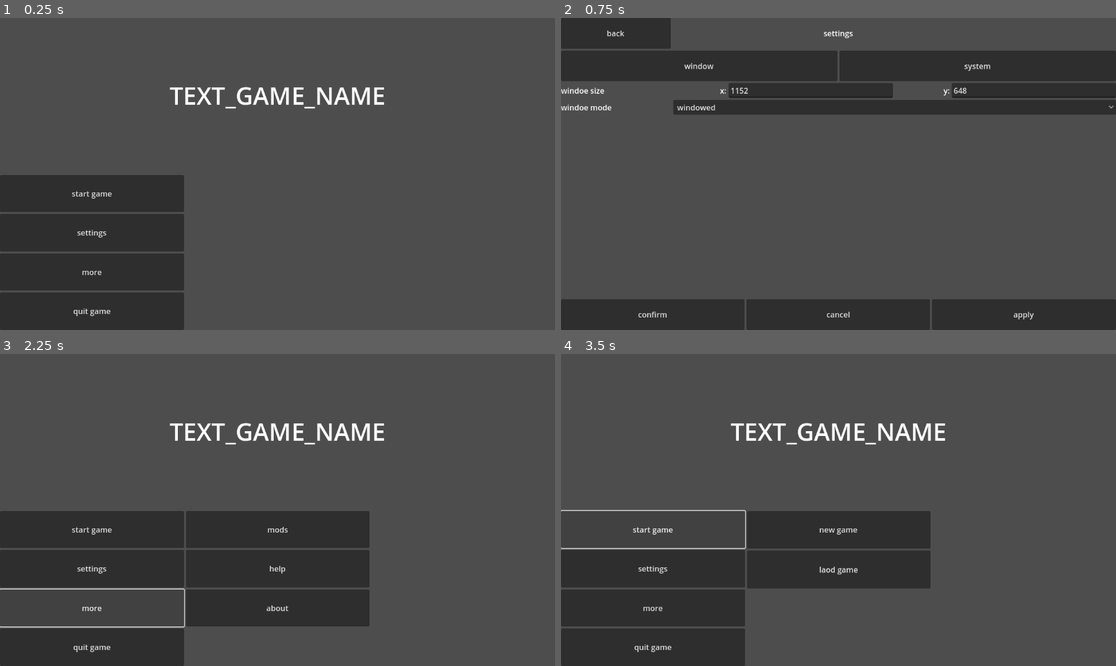
Above: before the commit, frames 1-4 (two rows, left to right).
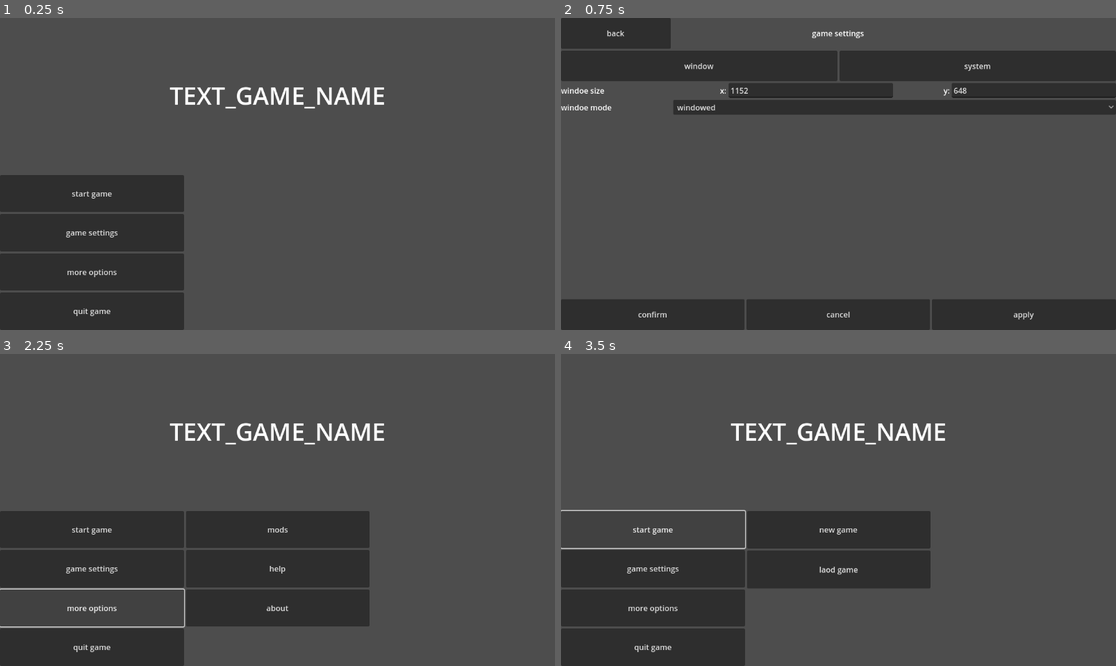
Above: after the commit, the same moments.

Repository: Neutron12138/Game-Framework-old
Game: Godot game, scene res://framework/interfaces/blank.tscn
The game is run twice, just before and just after one commit, with the same random seed, the same clock (stepped at 60 frames per second) and the same inputs.
Inputs:
- Up to frame 1 (0.25 s): no input
- Up to frame 2 (0.75 s): click "settings" (after the commit: "game settings") at 0.5 s
- Up to frame 3 (2.25 s): click "confirm" at 1.25 s; click "more" (after the commit: "more options") at 2 s
- Up to frame 4 (3.5 s): click "start game" at 2.75 s

The runs differ from the first frame. In frame 1, 0.2% of the frame differs, in the area x 11-22%, y 67-84%; in frame 2, 0.1%; in frame 3, 0.2%; in frame 4, 0.2%.

Commit message:
Add files via upload

Diff:
--- /dev/null
+++ b/framework/core/camera3d/basic_camera3d.gd
@@ -0,0 +1,47 @@
+class_name BasicCamera3D
+extends Camera3D
+
+
+
+const PITCH_ANGLE_LIMIT : float = deg_to_rad(89.9)
+
+
+
+@export var enable_limit : bool = true
+@export var enable_roll : bool = false
+
+var pitch : float = 0.0:
+	set(value):
+		if enable_limit:
+			pitch = clampf(value, -PITCH_ANGLE_LIMIT, PITCH_ANGLE_LIMIT)
+		else:
+			pitch = wrapf(value, -PI, PI)
+		update()
+
+var yaw : float = 0.0:
+	set(value):
+		yaw = wrapf(value, 0, TAU)
+		update()
+
+var roll : float = 0.0:
+	set(value):
+		if enable_roll:
+			roll = wrapf(value, 0, TAU)
+		else:
+			roll = 0.0
+		update()
+
+var front : Vector3 = Vector3.FORWARD
+var right : Vector3 = Vector3.RIGHT
+var up : Vector3 = Vector3.UP
+
+
+
+func _ready() -> void:
+	update()
+
+func calc_vectors() -> void:
+	pass
+
+func update() -> void:
+	pass
--- /dev/null
+++ b/framework/core/camera3d/basic_camera3d_controller.gd
@@ -0,0 +1,39 @@
+class_name BasicCamera3DController
+extends Node
+
+
+
+@export var enable_motion : bool = true
+@export var motion_velocity : float = 2.0
+@export var enable_rotation : bool = true
+@export var rotation_ratio : float = deg_to_rad(10.0)
+@export var enable_roll : bool = false
+@export var roll_ratio : float = deg_to_rad(30.0)
+
+
+
+func _process(delta: float) -> void:
+	if enable_motion:
+		move_camera(delta)
+	if enable_roll:
+		roll_camera(delta)
+
+
+
+func _unhandled_input(event: InputEvent) -> void:
+	if not enable_rotation:
+		return
+
+	if event is InputEventMouseMotion:
+		rotate_camera(event.relative)
+
+
+
+func rotate_camera(_relative : Vector2) -> void:
+	pass
+
+func roll_camera(_delta : float) -> void:
+	pass
+
+func move_camera(_delta : float) -> void:
+	pass
--- /dev/null
+++ b/framework/core/camera3d/free_camera3d_controller.gd
@@ -0,0 +1,38 @@
+class_name FreeCamera3DController
+extends BasicCamera3DController
+
+
+
+@export var camera : NormalCamera3D = null
+
+
+
+func rotate_camera(relative : Vector2) -> void:
+	if not is_instance_valid(camera):
+		return
+
+	var vector : Vector2 = relative.rotated(-camera.roll)
+	var delta : Vector2 = vector * rotation_ratio * FramesPerSecond.process_delta
+
+	camera.yaw += delta.x
+	camera.pitch += delta.y
+
+
+
+func roll_camera(delta : float) -> void:
+	if not is_instance_valid(camera):
+		return
+
+	var axis : float = Input.get_axis("roll_right", "roll_left")
+	camera.roll += axis * roll_ratio * delta
+
+
+
+func move_camera(delta : float) -> void:
+	if not is_instance_valid(camera):
+		return
+
+	var vec : Vector2 = Input.get_vector("move_left", "move_right", "move_backward", "move_forward")
+	var dir : Vector3 = vec.x * camera.right + vec.y * camera.front
+	var vel : Vector3 = dir.normalized() * motion_velocity
+	camera.global_position += vel * delta
--- /dev/null
+++ b/framework/core/camera3d/normal_camera3d.gd
@@ -0,0 +1,15 @@
+class_name NormalCamera3D
+extends BasicCamera3D
+
+
+
+func calc_vectors() -> void:
+	front = MathematicsUtilities.calc_euler_angle(yaw, pitch)
+	up = MathematicsUtilities.calc_euler_up(yaw, pitch, roll)
+	right = front.cross(up)
+
+
+
+func update() -> void:
+	calc_vectors()
+	look_at(global_position + front, up)
--- /dev/null
+++ b/framework/core/camera3d/orbited_camera3d.gd
@@ -0,0 +1,23 @@
+class_name OrbitedCamera3D
+extends StaredCamera3D
+
+
+
+@export var min_distance : float = 0.5
+@export var max_distance : float = 10.0
+
+
+
+var distance : float = 1.0:
+	set(value):
+		distance = clampf(value, min_distance, max_distance)
+		update()
+
+
+
+func calc_vectors() -> void:
+	var dir : Vector3 = MathematicsUtilities.calc_euler_angle(yaw, pitch)
+	front = -dir
+	global_position = center + dir * distance
+	up = MathematicsUtilities.calc_euler_up(yaw, pitch, roll)
+	right = -front.cross(up)
--- /dev/null
+++ b/framework/core/camera3d/orbited_camera3d_controller.gd
@@ -0,0 +1,88 @@
+class_name OrbitedCamera3DController
+extends BasicCamera3DController
+
+
+
+enum ZoomMethod { ADD, MUL }
+
+
+
+@export var target : Node3D = null
+@export var camera : OrbitedCamera3D = null
+@export var zoom_method : ZoomMethod = ZoomMethod.MUL
+@export var zoom_factor : float = 1.1
+
+
+
+func _process(delta: float) -> void:
+	if not is_instance_valid(target):
+		return
+	if not is_instance_valid(camera):
+		return
+
+	super._process(delta)
+	camera.center = target.global_position
+
+
+
+func _unhandled_input(event: InputEvent) -> void:
+	super._unhandled_input(event)
+
+	if not is_instance_valid(target):
+		return
+	if not is_instance_valid(camera):
+		return
+
+	if not event is InputEventMouseButton:
+		return
+
+	if event.button_index == MOUSE_BUTTON_WHEEL_UP:
+		zoom_camera(event.factor)
+	elif event.button_index == MOUSE_BUTTON_WHEEL_DOWN:
+		zoom_camera(-event.factor)
+
+
+
+func zoom_camera(factor : float) -> void:
+	if zoom_method == ZoomMethod.MUL:
+		camera.distance *= pow(zoom_factor, factor)
+	else:
+		camera.distance += factor * zoom_factor
+
+
+
+func rotate_camera(relative : Vector2) -> void:
+	if not is_instance_valid(target):
+		return
+	if not is_instance_valid(camera):
+		return
+
+	var vector : Vector2 = relative.rotated(-camera.roll)
+	var delta : Vector2 = vector * rotation_ratio * FramesPerSecond.process_delta
+
+	camera.yaw += -delta.x
+	camera.pitch += delta.y
+
+
+
+func roll_camera(delta : float) -> void:
+	if not is_instance_valid(target):
+		return
+	if not is_instance_valid(camera):
+		return
+
+	var axis : float = Input.get_axis("roll_right", "roll_left")
+	camera.roll -= axis * roll_ratio * delta
+
+
+
+func move_camera(delta : float) -> void:
+	if not is_instance_valid(target):
+		return
+	if not is_instance_valid(camera):
+		return
+
+	var vec : Vector2 = Input.get_vector("move_left", "move_right", "move_backward", "move_forward")
+	var dir : Vector3 = -vec.x * camera.right + vec.y * camera.front
+	var vel : Vector3 = dir.normalized() * motion_velocity
+	target.position += vel * delta
--- /dev/null
+++ b/framework/core/camera3d/stared_camera3d.gd
@@ -0,0 +1,26 @@
+class_name StaredCamera3D
+extends BasicCamera3D
+
+
+
+var center : Vector3:
+	set(value):
+		center = value
+		update()
+
+
+
+func _ready() -> void:
+	center = global_position + Vector3.FORWARD
+
+
+
+func calc_vectors() -> void:
+	front = center - global_position
+	right = front.cross(up)
+
+
+
+func update() -> void:
+	calc_vectors()
+	look_at(center, up)
--- /dev/null
+++ b/framework/core/camera3d/stared_camera3d_controller.gd
@@ -0,0 +1,18 @@
+class_name StaredCamera3DController
+extends BasicCamera3DController
+
+
+
+@export var target : Node3D = null
+@export var camera : StaredCamera3D = null
+
+
+
+func _process(delta: float) -> void:
+	if not is_instance_valid(target):
+		return
+	if not is_instance_valid(camera):
+		return
+
+	super._process(delta)
+	camera.center = target.global_position
--- /dev/null
+++ b/framework/core/state_machine/basic_state_machine.gd
@@ -0,0 +1,87 @@
+class_name BasicStateMachine
+extends Node
+
+
+
+signal started
+signal stopped
+signal paused
+signal resumed
+signal state_changed(previous_state : StringName)
+
+
+
+const STATUS_STOPPED : StringName = &"stopped"
+const STATUS_RUNNING : StringName = &"running"
+const STATUS_PAUSED : StringName = &"paused"
+const EMPTY_STATE : StringName = &""
+
+
+
+@export var start_state : StringName = BasicStateMachine.EMPTY_STATE
+@export var auto_start : bool = true
+var current_state : StringName = EMPTY_STATE
+var status : StringName = STATUS_STOPPED
+
+
+
+func _ready() -> void:
+	if auto_start:
+		start(start_state)
+
+
+
+func is_started() -> bool:
+	return status == STATUS_RUNNING or status == STATUS_PAUSED
+
+func is_running() -> bool:
+	return status == STATUS_RUNNING
+
+func is_paused() -> bool:
+	return status == STATUS_PAUSED
+
+
+
+func start(state : StringName = EMPTY_STATE) -> void:
+	current_state = state
+	status = STATUS_RUNNING
+	started.emit()
+
+
+
+func stop() -> void:
+	current_state = EMPTY_STATE
+	status = STATUS_STOPPED
+	stopped.emit()
+
+
+
+func pause() -> void:
+	if not is_started():
+		Logger.loge("The state machine has not started running yet.")
+		return
+
+	status = STATUS_PAUSED
+	paused.emit()
+
+
+
+func resume() -> void:
+	if not is_started():
+		Logger.loge("The state machine has not started running yet.")
+		return
+
+	status = STATUS_RUNNING
+	resumed.emit()
+
+
+
+func update() -> void:
+	pass
+
+
+
+func change_state(target_state : StringName) -> void:
+	var previous_state : String = current_state
+	current_state = target_state
+	state_changed.emit(previous_state)
--- /dev/null
+++ b/framework/core/state_machine/state_machine_node.gd
@@ -0,0 +1,59 @@
+class_name StateMachineNode
+extends BasicStateMachine
+
+
+
+var current_node : StateNode = null
+
+
+
+func _ready() -> void:
+	if auto_start:
+		start(start_state)
+
+
+
+func _process(delta: float) -> void:
+	if is_running:
+		update()
+
+
+
+func start(state : StringName = EMPTY_STATE) -> void:
+	if not has_node(NodePath(state)):
+		Logger.loge("Unable to find node: \"%s\"." % state)
+		return
+
+	super.start(state)
+	current_node = get_node(NodePath(state))
+	current_node.enable()
+
+
+
+func stop() -> void:
+	super.stop()
+	current_node.disable()
+
+
+
+func pause() -> void:
+	super.pause()
+	current_node.disable()
+
+
+
+func resume() -> void:
+	super.resume()
+	current_node.enable()
+
+
+
+func change_state(target_state : StringName) -> void:
+	if not has_node(NodePath(target_state)):
+		Logger.loge("Unable to find node: \"%s\"." % target_state)
+		return
+
+	super.change_state(target_state)
+	current_node.disable()
+	current_node = get_node(NodePath(target_state))
+	current_node.enable()
--- /dev/null
+++ b/framework/core/state_machine/state_node.gd
@@ -0,0 +1,34 @@
+class_name StateNode
+extends Node
+
+
+
+signal state_entered
+signal state_exited
+
+
+
+func _init() -> void:
+	disable()
+
+
+
+func enter_state() -> void:
+	enable()
+	state_entered.emit()
+
+
+
+func exit_state() -> void:
+	disable()
+	state_exited.emit()
+
+
+
+func enable() -> void:
+	process_mode = Node.PROCESS_MODE_INHERIT
+
+
+
+func disable() -> void:
+	process_mode = Node.PROCESS_MODE_DISABLED
--- a/framework/global/framework_constants.gd
+++ b/framework/global/framework_constants.gd
@@ -5,10 +5,10 @@
 
 const VERSION_MAJOR : int = 0
 const VERSION_MINOR : int = 4
-const VERSION_REVISION : int = 2
+const VERSION_REVISION : int = 3
 const VERSION_HEX : int = VERSION_MAJOR << 16 & VERSION_MINOR << 8 & VERSION_REVISION << 0
 const VERSION_STATUS : StringName = &""
-const VERSION_STRING : StringName = &"0.4.2"
+const VERSION_STRING : StringName = &"0.4.3"
 
 
 
--- a/framework/global/framework_resources.gd
+++ b/framework/global/framework_resources.gd
@@ -27,3 +27,7 @@
 const StringValueSetter : PackedScene = preload("res://framework/interfaces/value_setters/string_value_setter.tscn")
 const NumberValueSetter : PackedScene = preload("res://framework/interfaces/value_setters/number_value_setter.tscn")
 const IntegerValueSetter : PackedScene = preload("res://framework/interfaces/value_setters/integer_value_setter.tscn")
+
+
+
+const BasicGameMenu : PackedScene = preload("res://framework/interfaces/game_interfaces/basic_game_menu.tscn")
--- a/framework/interfaces/debug_console/basic_debug_console.gd
+++ b/framework/interfaces/debug_console/basic_debug_console.gd
@@ -8,6 +8,7 @@
 @onready var submit : Button = %submit
 var command : DebugConsoleCommand = DebugConsoleCommand.new(self)
 var previous_scene : Node = null
+var paused : bool = false
 
 
 
@@ -17,25 +18,20 @@
 
 
 
-func _unhandled_input(event: InputEvent) -> void:
-	if not event is InputEventKey:
-		return
+func _process(delta: float) -> void:
+	if Input.is_action_just_pressed("debug_console") and not visible:
+		show()
+		SceneTreeUtilities.change_to_temp_scene(self, false)
 
-	if event.keycode != KEY_QUOTELEFT:
-		return
+		if BasicGlobalRegistry.game_settings.pause_when_console:
+			get_tree().paused = paused
 
-	if visible and event.pressed:
+	elif Input.is_action_just_pressed("debug_console") and visible:
 		hide()
 		SceneTreeUtilities.temp_scene_back(previous_scene, false)
 
-		if Engine.get_main_loop().game_settings.pause_when_console:
-			get_tree().paused = false
-
-	elif (not visible) and event.pressed:
-		show()
-		SceneTreeUtilities.change_to_temp_scene(self, false)
-
-		if Engine.get_main_loop().game_settings.pause_when_console:
+		if BasicGlobalRegistry.game_settings.pause_when_console:
+			paused = get_tree().paused
 			get_tree().paused = true
 
 
@@ -51,6 +47,4 @@
 
 
 func _on_command_edit_text_submitted(_new_text: String) -> void:
-	#print(new_text)
-	#DebugUtilities.run_gdscript_string(new_text)
 	pass
--- /dev/null
+++ b/framework/interfaces/game_interfaces/basic_game_menu.gd
@@ -0,0 +1,38 @@
+extends VBoxContainer
+
+
+
+signal continue_game
+signal load_game
+signal save_game
+signal game_settings
+signal quit_game
+
+
+
+@onready var game_options : CenterContainer = %game_options
+
+
+
+func _on_game_options_pressed() -> void:
+	game_options.show()
+
+
+func _on_continue_pressed() -> void:
+	continue_game.emit()
+
+
+func _on_load_pressed() -> void:
+	load_game.emit()
+
+
+func _on_save_pressed() -> void:
+	save_game.emit()
+
+
+func _on_settings_pressed() -> void:
+	game_settings.emit()
+
+
+func _on_quit_pressed() -> void:
+	quit_game.emit()
--- /dev/null
+++ b/framework/interfaces/game_interfaces/basic_game_menu.tscn
@@ -0,0 +1,54 @@
+[gd_scene load_steps=2 format=3 uid="uid://chqt8417sysjn"]
+
+[ext_resource type="Script" path="res://framework/interfaces/game_interfaces/basic_game_menu.gd" id="1_nlqk2"]
+
+[node name="BasicGameMenu" type="VBoxContainer"]
+process_mode = 2
+offset_right = 1152.0
+offset_bottom = 648.0
+script = ExtResource("1_nlqk2")
+
+[node name="buttons" type="HBoxContainer" parent="."]
+layout_mode = 2
+size_flags_vertical = 3
+
+[node name="game_options" type="Button" parent="buttons"]
+layout_mode = 2
+size_flags_horizontal = 3
+text = "TEXT_GAME_OPTIONS"
+
+[node name="game_options" type="CenterContainer" parent="."]
+unique_name_in_owner = true
+layout_mode = 2
+size_flags_vertical = 3
+size_flags_stretch_ratio = 9.0
+
+[node name="VBoxContainer" type="VBoxContainer" parent="game_options"]
+layout_mode = 2
+
+[node name="continue" type="Button" parent="game_options/VBoxContainer"]
+layout_mode = 2
+text = "TEXT_CONTINUE_GAME"
+
+[node name="load" type="Button" parent="game_options/VBoxContainer"]
+layout_mode = 2
+text = "TEXT_LOAD_GAME"
+
+[node name="save" type="Button" parent="game_options/VBoxContainer"]
+layout_mode = 2
+text = "TEXT_SAVE_GAME"
+
+[node name="settings" type="Button" parent="game_options/VBoxContainer"]
+layout_mode = 2
+text = "TEXT_GAME_SETTINGS"
+
+[node name="quit" type="Button" parent="game_options/VBoxContainer"]
+layout_mode = 2
+text = "TEXT_QUIT_GAME"
+
+[connection signal="pressed" from="buttons/game_options" to="." method="_on_game_options_pressed"]
+[connection signal="pressed" from="game_options/VBoxContainer/continue" to="." method="_on_continue_pressed"]
+[connection signal="pressed" from="game_options/VBoxContainer/load" to="." method="_on_load_pressed"]
+[connection signal="pressed" from="game_options/VBoxContainer/save" to="." method="_on_save_pressed"]
+[connection signal="pressed" from="game_options/VBoxContainer/settings" to="." method="_on_settings_pressed"]
+[connection signal="pressed" from="game_options/VBoxContainer/quit" to="." method="_on_quit_pressed"]
--- a/framework/interfaces/user_interfaces/basic_settings_interface.tscn
+++ b/framework/interfaces/user_interfaces/basic_settings_interface.tscn
@@ -16,7 +16,7 @@
 
 [node name="Header" parent="." instance=ExtResource("3_nto3o")]
 layout_mode = 2
-title = "TEXT_SETTINGS"
+title = "TEXT_GAME_SETTINGS"
 
 [node name="settings" parent="." instance=ExtResource("4_enno8")]
 unique_name_in_owner = true
--- a/framework/interfaces/user_interfaces/basic_start_menu.tscn
+++ b/framework/interfaces/user_interfaces/basic_start_menu.tscn
@@ -40,12 +40,12 @@
 [node name="settings" type="Button" parent="HBoxContainer/basic"]
 layout_mode = 2
 size_flags_vertical = 3
-text = "TEXT_SETTINGS"
+text = "TEXT_GAME_SETTINGS"
 
 [node name="more" type="Button" parent="HBoxContainer/basic"]
 layout_mode = 2
 size_flags_vertical = 3
-text = "TEXT_MORE"
+text = "TEXT_MORE_OPTIONS"
 
 [node name="quit" type="Button" parent="HBoxContainer/basic"]
 layout_mode = 2
--- a/framework/translations/en.json
+++ b/framework/translations/en.json
@@ -20,10 +20,15 @@
 		"TEXT_CREATE" : "create",
 		"TEXT_NEW" : "new",
 		"TEXT_GOTO" : "goto",
+		"TEXT_SAVE" : "save",
+		"TEXT_QUIT" : "quit",
+		"TEXT_CONTINUE" : "continue",
 
 		"TEXT_START_GAME" : "start game",
 		"TEXT_SETTINGS" : "settings",
+		"TEXT_GAME_SETTINGS" : "game settings",
 		"TEXT_MORE" : "more",
+		"TEXT_MORE_OPTIONS" : "more options",
 		"TEXT_QUIT_GAME" : "quit game",
 		"TEXT_NEW_GAME" : "new game",
 		"TEXT_LOAD_GAME" : "laod game",
@@ -35,6 +40,10 @@
 		"TEXT_SYSTEM" : "system",
 		"TEXT_MODS_MANAGER" : "mods manager",
 		"TEXT_MOD_SETTINGS" : "mod settings",
+		"TEXT_SAVE_GAME" : "save game",
+		"TEXT_GAME_MENU" : "game menu",
+		"TEXT_CONTINUE_GAME" : "continue game",
+		"TEXT_GAME_OPTIONS" : "game options",
 
 		"TEXT_QUIT_OR_NOT" : "Do you want to quit?",
 		"TEXT_PLEASE_CONFIRM" : "Please confirm...",
--- a/framework/translations/zh_CN.json
+++ b/framework/translations/zh_CN.json
@@ -20,10 +20,15 @@
 		"TEXT_CREATE" : "创建",
 		"TEXT_NEW" : "新建",
 		"TEXT_GOTO" : "转到",
+		"TEXT_SAVE" : "保存",
+		"TEXT_QUIT" : "退出",
+		"TEXT_CONTINUE" : "继续",
 
 		"TEXT_START_GAME" : "开始游戏",
-		"TEXT_SETTINGS" : "游戏设置",
-		"TEXT_MORE" : "更多选项",
+		"TEXT_SETTINGS" : "设置",
+		"TEXT_GAME_SETTINGS" : "游戏设置",
+		"TEXT_MORE" : "更多",
+		"TEXT_MORE_OPTIONS" : "更多选项",
 		"TEXT_QUIT_GAME" : "退出游戏",
 		"TEXT_NEW_GAME" : "新游戏",
 		"TEXT_LOAD_GAME" : "加载游戏",
@@ -35,6 +40,10 @@
 		"TEXT_SYSTEM" : "系统",
 		"TEXT_MODS_MANAGER" : "模组管理器",
 		"TEXT_MOD_SETTINGS" : "模组设置",
+		"TEXT_SAVE_GAME" : "保存游戏",
+		"TEXT_GAME_MENU" : "游戏菜单",
+		"TEXT_CONTINUE_GAME" : "继续游戏",
+		"TEXT_GAME_OPTIONS" : "游戏选项",
 
 		"TEXT_QUIT_OR_NOT" : "是否退出？",
 		"TEXT_PLEASE_CONFIRM" : "请确认...",
--- a/framework/utilities/scene_tree_utilities.gd
+++ b/framework/utilities/scene_tree_utilities.gd
@@ -14,7 +14,7 @@
 
 	window.connect("close_requested", make_quit_confirmation)
 	change_to_new_scene.call_deferred(FrameworkResources.BasicStartMenu.instantiate())
-	#change_to_new_scene.call_deferred(load("res://tests/test_3.tscn").instantiate())
+	#change_to_new_scene.call_deferred(load("res://tests/test_6.tscn").instantiate())
 
 	ModsManagerUtilities.initialize_mods(BasicGlobalRegistry.mod_initializers, scene_tree)
 
@@ -62,7 +62,7 @@
 
 
 func _change_to_temp_scene(temp_scene : Node, new_one : bool = true) -> void:
-	if current_scene is CanvasItem or current_scene is Node3D:
+	if (current_scene is CanvasItem) or (current_scene is Node3D):
 		current_scene.hide()
 
 	temp_scene.previous_scene = current_scene
--- a/project.godot
+++ b/project.godot
@@ -29,6 +29,11 @@
 
 [input]
 
+debug_console={
+"deadzone": 0.5,
+"events": [Object(InputEventKey,"resource_local_to_scene":false,"resource_name":"","device":-1,"window_id":0,"alt_pressed":false,"shift_pressed":false,"ctrl_pressed":false,"meta_pressed":false,"pressed":false,"keycode":0,"physical_keycode":96,"key_label":0,"unicode":96,"echo":false,"script":null)
+]
+}
 escape={
 "deadzone": 0.5,
 "events": [Object(InputEventKey,"resource_local_to_scene":false,"resource_name":"","device":-1,"window_id":0,"alt_press …(182 unchanged characters)…
--- a/tests/test_2.tscn
+++ b/tests/test_2.tscn
@@ -2,8 +2,8 @@
 
 [ext_resource type="Script" path="res://tests/test_2.gd" id="1_vqqhs"]
 [ext_resource type="Script" path="res://framework/core/event_dispatcher.gd" id="2_118lb"]
-[ext_resource type="Script" path="res://framework/core/3d/normal_camera3d.gd" id="3_lo0sm"]
-[ext_resource type="Script" path="res://framework/core/3d/free_camera3d_controller.gd" id="3_q33ow"]
+[ext_resource type="Script" path="res://framework/core/camera3d/normal_camera3d.gd" id="3_lo0sm"]
+[ext_resource type="Script" path="res://framework/core/camera3d/free_camera3d_controller.gd" id="3_q33ow"]
 
 [sub_resource type="ProceduralSkyMaterial" id="ProceduralSkyMaterial_m0ofi"]
 
--- a/tests/test_3.tscn
+++ b/tests/test_3.tscn
@@ -1,10 +1,10 @@
 [gd_scene load_steps=11 format=3 uid="uid://s8010fx54xs2"]
 
 [ext_resource type="Script" path="res://tests/test_3.gd" id="1_34lnb"]
-[ext_resource type="Script" path="res://framework/core/3d/stared_camera3d.gd" id="2_2t3ya"]
-[ext_resource type="Script" path="res://framework/core/3d/orbited_camera3d_controller.gd" id="3_wyxsj"]
-[ext_resource type="Script" path="res://framework/core/3d/stared_camera3d_controller.gd" id="3_yadmc"]
-[ext_resource type="Script" path="res://framework/core/3d/orbited_camera3d.gd" id="4_qj123"]
+[ext_resource type="Script" path="res://framework/core/camera3d/stared_camera3d.gd" id="2_2t3ya"]
+[ext_resource type="Script" path="res://framework/core/camera3d/orbited_camera3d_controller.gd" id="3_wyxsj"]
+[ext_resource type="Script" path="res://framework/core/camera3d/stared_camera3d_controller.gd" id="3_yadmc"]
+[ext_resource type="Script" path="res://framework/core/camera3d/orbited_camera3d.gd" id="4_qj123"]
 
 [sub_resource type="ProceduralSkyMaterial" id="ProceduralSkyMaterial_3m5ya"]
 
--- /dev/null
+++ b/tests/test_6.gd
@@ -0,0 +1,66 @@
+extends Node2D
+
+
+
+const ORIGIN : Vector2 = Vector2(576, 266.4)
+
+
+
+@onready var game_menu : VBoxContainer = %game_menu
+@onready var game : Node2D = %game
+@onready var sprite : Sprite2D = %sprite
+var angle : float = 0.0:
+	set(value):
+		angle = wrapf(value, 0, TAU)
+var velocity : float = PI / 2.0
+
+
+
+func pause() -> void:
+	game_menu.show()
+	get_tree().paused = true
+
+
+
+func resume() -> void:
+	game_menu.hide()
+	get_tree().paused = false
+
+
+
+func _process(delta: float) -> void:
+	if Input.is_action_just_pressed("escape"):
+		if game_menu.visible:
+			resume()
+		else:
+			pause()
+
+	if not get_tree().paused:
+		sprite.position = ORIGIN + Vector2(cos(angle), sin(angle)) * 100.0
+		angle += velocity * delta
+
+
+
+func _on_visibility_changed() -> void:
+	if not is_instance_valid(game_menu):
+		return
+
+	if visible:
+		pause()
+
+
+func _on_button_pressed() -> void:
+	velocity *= -1.0
+
+
+func _on_game_menu_continue_game() -> void:
+	resume()
+
+
+func _on_game_menu_game_settings() -> void:
+	resume()
+	SceneTreeUtilities.change_to_temp_scene(FrameworkResources.BasicSettingsInterface.instantiate())
+
+
+func _on_game_menu_quit_game() -> void:
+	SceneTreeUtilities.make_quit_confirmation()
--- /dev/null
+++ b/tests/test_6.tscn
@@ -0,0 +1,35 @@
+[gd_scene load_steps=4 format=3 uid="uid://k6xkxawdsox7"]
+
+[ext_resource type="Script" path="res://tests/test_6.gd" id="1_0gtkh"]
+[ext_resource type="PackedScene" uid="uid://chqt8417sysjn" path="res://framework/interfaces/game_interfaces/basic_game_menu.tscn" id="1_rpoyf"]
+[ext_resource type="Texture2D" uid="uid://801ga4q6aqtk" path="res://assets/godot.svg" id="3_2c2oe"]
+
+[node name="test6" type="Node2D"]
+process_mode = 3
+script = ExtResource("1_0gtkh")
+
+[node name="HUD" type="CanvasLayer" parent="."]
+
+[node name="game_menu" parent="HUD" instance=ExtResource("1_rpoyf")]
+unique_name_in_owner = true
+visible = false
+
+[node name="game" type="Node2D" parent="."]
+unique_name_in_owner = true
+process_mode = 1
+
+[node name="sprite" type="Sprite2D" parent="game"]
+unique_name_in_owner = true
+position = Vector2(576, 266.4)
+texture = ExtResource("3_2c2oe")
+
+[node name="button" type="Button" parent="game"]
+offset_top = 532.8
+offset_right = 1152.0
+offset_bottom = 648.0
+
+[connection signal="visibility_changed" from="." to="." method="_on_visibility_changed"]
+[connection signal="continue_game" from="HUD/game_menu" to="." method="_on_game_menu_continue_game"]
+[connection signal="game_settings" from="HUD/game_menu" to="." method="_on_game_menu_game_settings"]
+[connection signal="quit_game" from="HUD/game_menu" to="." method="_on_game_menu_quit_game"]
+[connection signal="pressed" from="game/button" to="." method="_on_button_pressed"]
